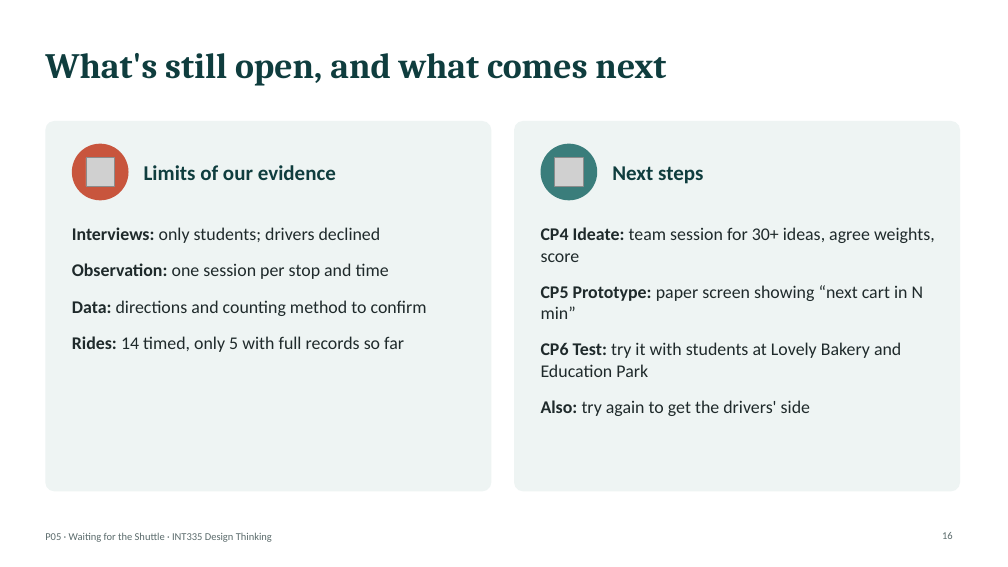
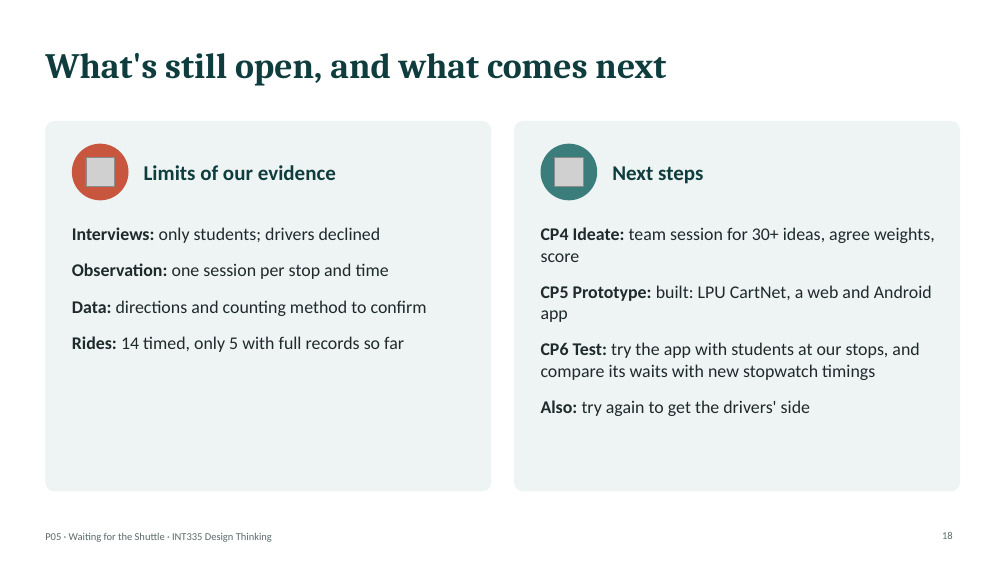
Before and after one commit to ShadowIzzHerZ/waiting-for-the-shuttle, a slide deck: slide 18 of deck/P05_Waiting_for_the_Shuttle.pptx (slide 16 before the commit). Drawn at 1008x567 pixels with LibreOffice and Linux fonts; fonts in the diff are those of the drawing; grey boxes stand for pictures. Boxes give left, top, right and bottom in pixels: in the first picture for what was removed or moved away, otherwise in the second. Text is boxed around its words. In the diff, an @@ line names an element or a change of style, - is before the commit and + after.

Commit message:
Deck: prototype section with app screenshots; app: stop names, riding list, labels clear of buttons
Add two Prototype slides (four phone-size screenshots, and what the
prototype is built from) and update the slides that still promised a
paper prototype. build.js now writes next to itself and takes the pptx
skill folder from PPTX_SKILL. App fixes found in the screenshots: a
destination at a stop shows the stop name, the waiting list hides while
riding, and map labels keep clear of the right-hand buttons.

```diff
--- a/deck/P05_Waiting_for_the_Shuttle.pptx
+++ b/deck/P05_Waiting_for_the_Shuttle.pptx
@@ text at (541,285,932,380): text changed @@
-CP5 Prototype: paper screen showing “next cart in N min”
-CP6 Test: try it with students at Lovely Bakery and Education Park
+CP5 Prototype: built: LPU CartNet, a web and Android app
+CP6 Test: try the app with students at our stops, and compare its waits with new stopwatch timings
```
Also in this commit, not shown: 1 other slide changed, 2 slides added, 16 other files.
